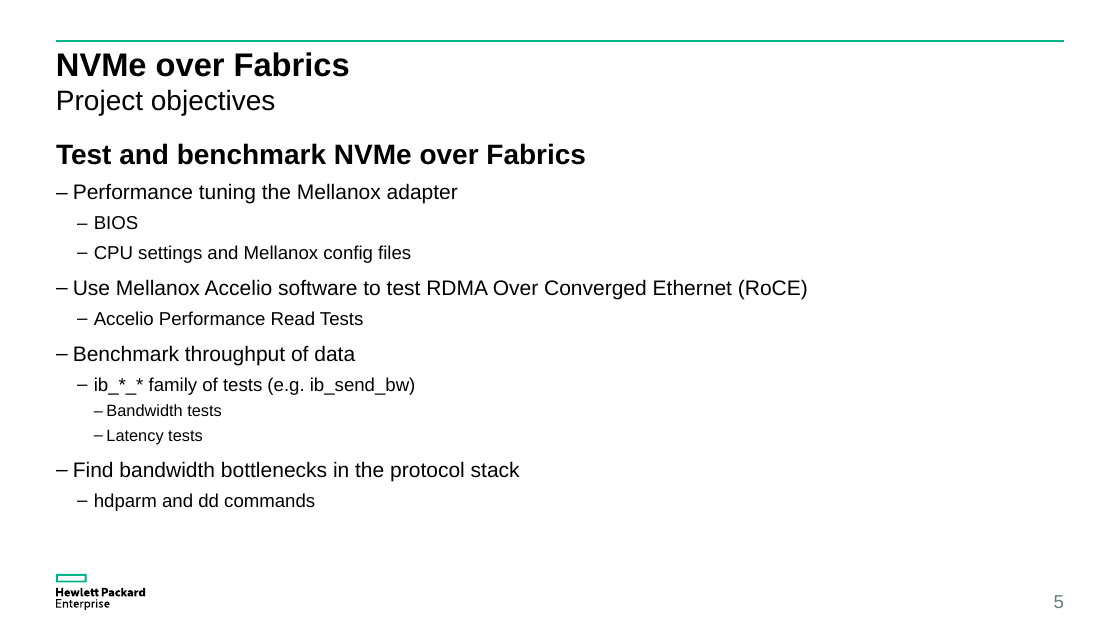
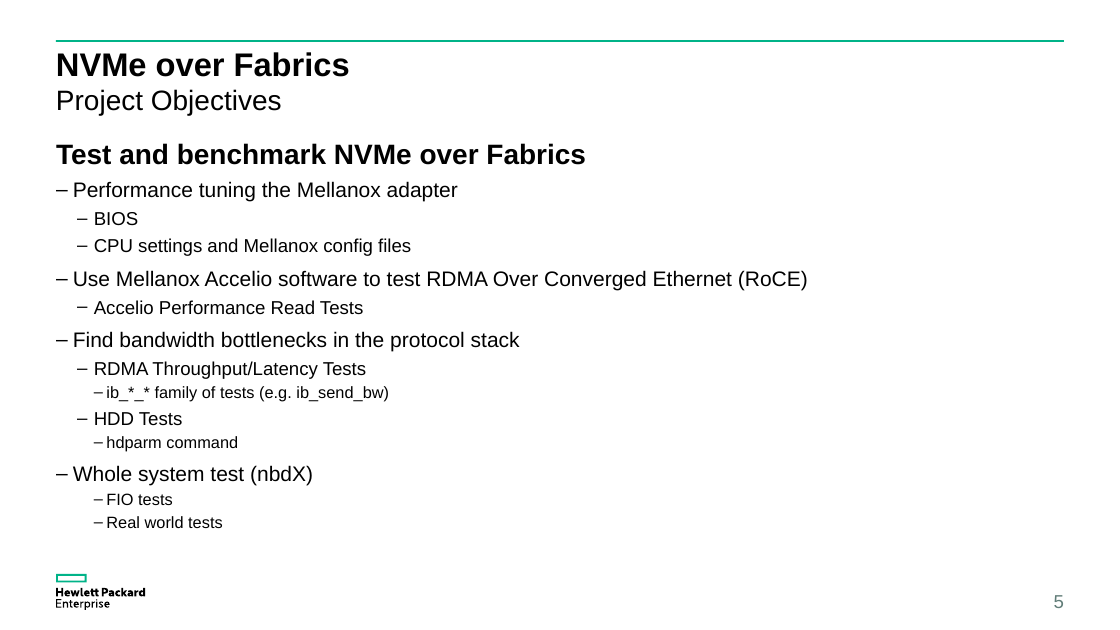
Before and after one commit to coy-humphrey/nvme-hpe, a slide deck: slide 5 of deliverables/HPE.Presentation.pptx. Drawn at 1120x630 pixels with LibreOffice and Linux fonts; fonts in the diff are those of the drawing. Boxes give left, top, right and bottom in pixels: in the first picture for what was removed or moved away, otherwise in the second. Text is boxed around its words. In the diff, an @@ line names an element or a change of style, - is before the commit and + after.

```diff
--- a/deliverables/HPE.Presentation.pptx
+++ b/deliverables/HPE.Presentation.pptx
@@ text at (56, 89, 282, 115): text changed @@
-Project objectives
+Project Objectives
@@ text at (73, 181, 808, 402): size 16 to 14 pt in "ib_*_* family of tests (e.g. ib_send_bw)"; line spacing 0.9 to 0.8; list level 2 to 3 in "ib_*_* family of tests (e.g. ..." @@
@@ text at (73, 331, 520, 379): text changed @@
-– Benchmark throughput of data
+– Find bandwidth bottlenecks in the protocol stack
+  – RDMA Throughput/Latency Tests
@@ text at (73, 412, 313, 528): text changed; size 18 to 14 pt @@
-    – Bandwidth tests
-    – Latency tests
-– Find bandwidth bottlenecks in the protocol stack
-  – hdparm and dd commands
+  – HDD Tests
+    – hdparm command
+– Whole system test (nbdX)
+    – FIO tests
+    – Real world tests
```
Also in this commit, not shown: 6 other slides changed.
